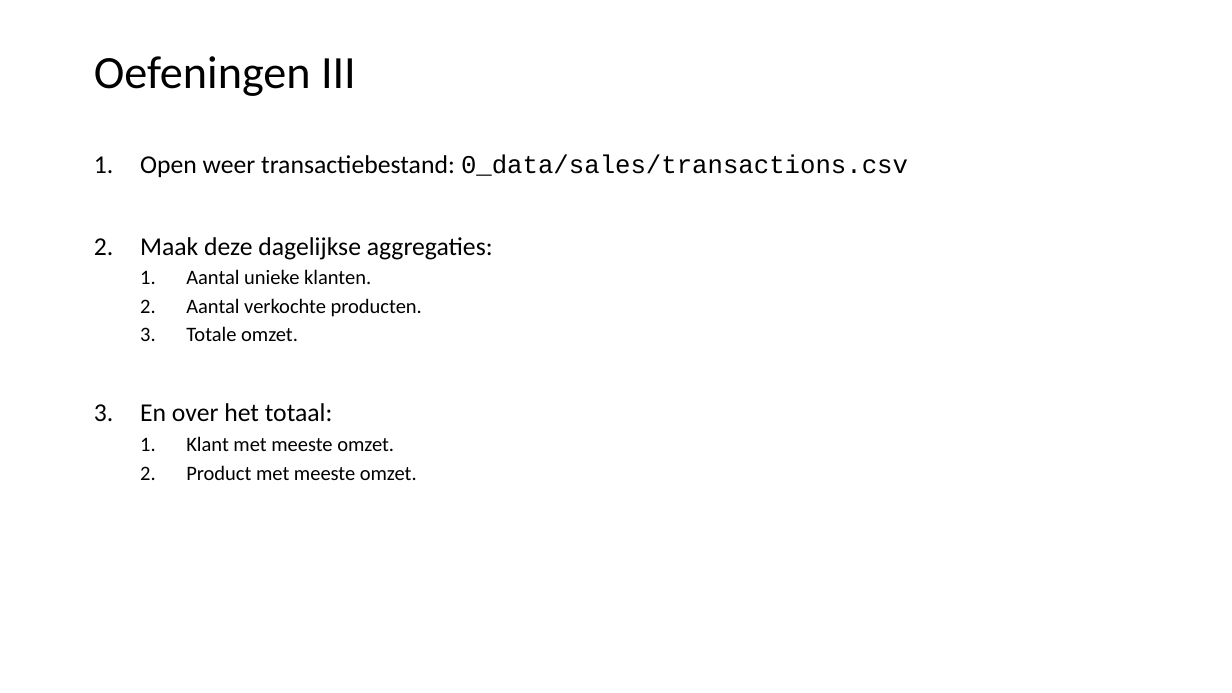
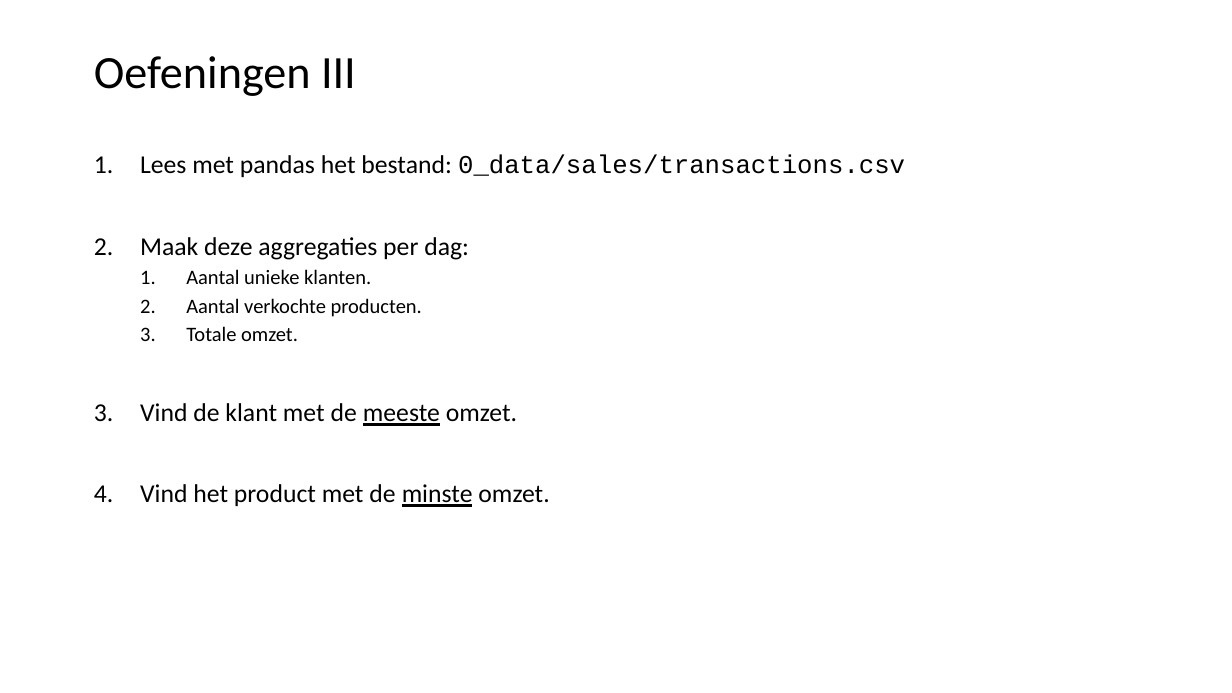
Before and after one commit to LFKoning/knowledge-sharing, a slide deck: slide 15 of python_trainees/3_pandas_plotting/python_traineeship_3.pptx. Drawn at 1232x693 pixels with LibreOffice and Linux fonts; fonts in the diff are those of the drawing. Boxes give left, top, right and bottom in pixels: in the first picture for what was removed or moved away, otherwise in the second. Text is boxed around its words. In the diff, an @@ line names an element or a change of style, - is before the commit and + after.

Commit message:
Updated Python trainees part 3 pandas

```diff
--- a/python_trainees/3_pandas_plotting/python_traineeship_3.pptx
+++ b/python_trainees/3_pandas_plotting/python_traineeship_3.pptx
@@ text at (140, 155, 905, 260): text changed @@
-1. Open weer transactiebestand: 0_data/sales/transactions.csv
-2. Maak deze dagelijkse aggregaties:
+1. Lees met pandas het bestand: 0_data/sales/transactions.csv
+2. Maak deze aggregaties per dag:
@@ text at (140, 403, 549, 507): text changed; size 16 to 20 pt @@
-3. En over het totaal:
-  1. Klant met meeste omzet.
-  2. Product met meeste omzet.
+3. Vind de klant met de meeste omzet.
+4. Vind het product met de minste omzet.
```
Also in this commit, not shown: 8 other slides changed, 6 other files.
